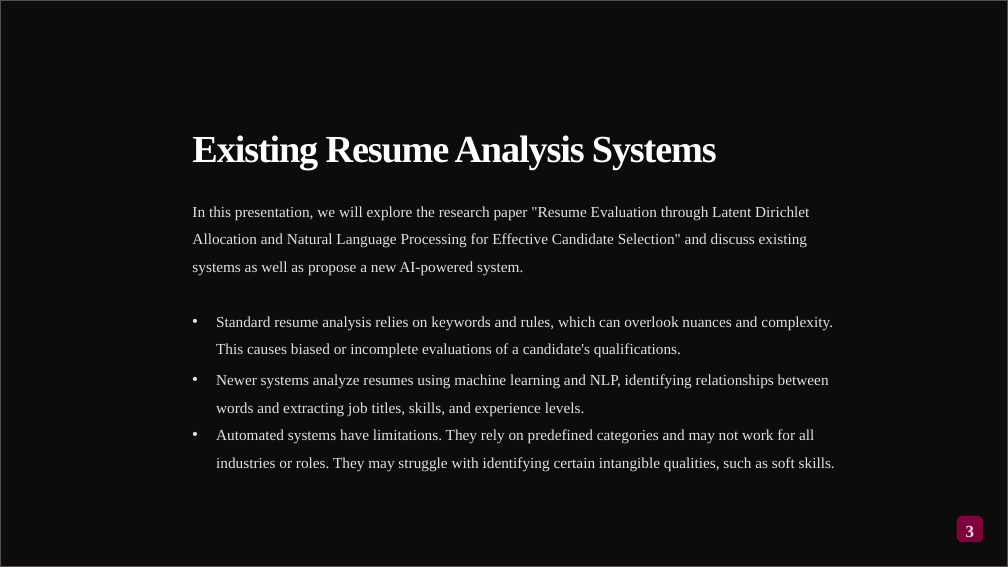
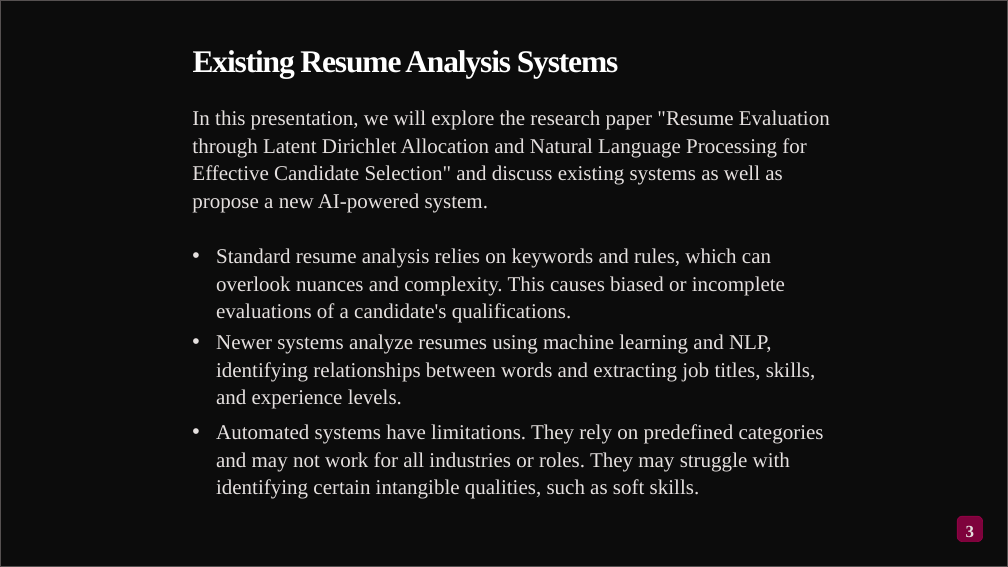
Before and after one commit to Madhav0411/MajorProject, a slide deck: slide 3 of Final Documents/Batch - 4 Week - 1 Review.pptx. Drawn at 1008x567 pixels with LibreOffice and Linux fonts; fonts in the diff are those of the drawing; background and template pictures are left out; a plain dark background stands for a picture behind light text. Boxes give left, top, right and bottom in pixels: in the first picture for what was removed or moved away, otherwise in the second. Text is boxed around its words. In the diff, an @@ line names an element or a change of style, - is before the commit and + after.

```diff
--- a/Final Documents/Batch - 4 Week - 1 Review.pptx
+++ b/Final Documents/Batch - 4 Week - 1 Review.pptx
@@ text "Existing Resume Analysis Systems": place and size @@
-text "Existing Resume Analysis Systems" at [192, 135, 717, 170]
+text "Existing Resume Analysis Systems" at [193, 50, 619, 79]
@@ text "Existing Resume Analysis Systems" at [193, 50, 619, 79]: size 43.8 to 36 pt @@
@@ size 17.5 to 24 pt in 3 elements at [216, 424, 824, 499], [216, 334, 816, 409], [192, 110, 830, 323] @@
@@ text "In this presentation, we will ...": place and size @@
-text "In this presentation, we will ..." at [192, 206, 833, 358]
+text "In this presentation, we will ..." at [192, 110, 830, 323]
@@ text "Newer systems analyze resumes using ...": place and size @@
-text "Newer systems analyze resumes using ..." at [216, 374, 829, 417]
+text "Newer systems analyze resumes using ..." at [216, 334, 816, 409]
```
Also in this commit, not shown: 8 other slides changed.
